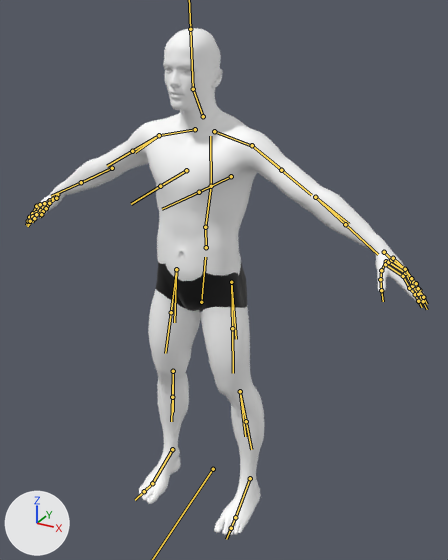
One commit to the FBX model Assets/FaceSync/Demo/human.fbx: the scene before it, then after it.
Before and after are seen from a 50 mm lens placed at (1.072, -1.801, 1.889), pointed at (0.07, 0.022, 0.977). Lighting does not change. The marker at lower left points along +X, +Y and +Z. The bones that bend it are drawn over the model as lines.

The first picture shows 'MBlab_bd1551442129.065212'.
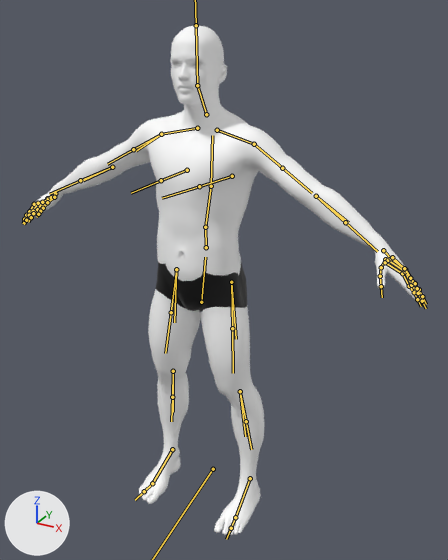
The newer file adds an action. The first version stands in its rest pose; the second is drawn at frame 57 of the action 'Scene'.

Edits to the bpy script that builds the scene:
```text
Change bone_spine03:
    where bone_spine03 = bpy.data.objects['MBlab_sk1551442129.065212'].pose.bones['spine03']  # child of 'spine02'
    bone_spine03.rotation_quaternion: (1.0, 0.0, 0.0, 0.0) -> (0.999, -0.042, 0.0, 0.0)  # degrees (0, 0, 0) -> degrees (-5, 0, 0)
Change bone_head:
    where bone_head = bpy.data.objects['MBlab_sk1551442129.065212'].pose.bones['head']  # child of 'neck'
    bone_head.rotation_quaternion: (1.0, 0.0, 0.0, 0.0) -> (0.998, 0.001, 0.061, 0.016)  # degrees (0, 0, 0) -> degrees (0, 7, 2)
```

Pixel boxes [x1, y1, x2, y2] of what changed, in the pictures (448 x 560 px):
'MBlab_bd1551442129.065212', posed: before [27, 28, 425, 535]; after [23, 26, 424, 535]
bone 'spine03', root to tip: before (211, 186) to (210, 136); after (211, 186) to (212, 135)
bone 'head', root to tip: before (193, 89) to (190, 29); after (197, 85) to (196, 25)
